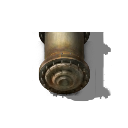
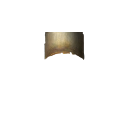
Revision of a layered 128×128 image; what changed, layer by layer:
hid "Layer 1" over [32,32,112,102]
